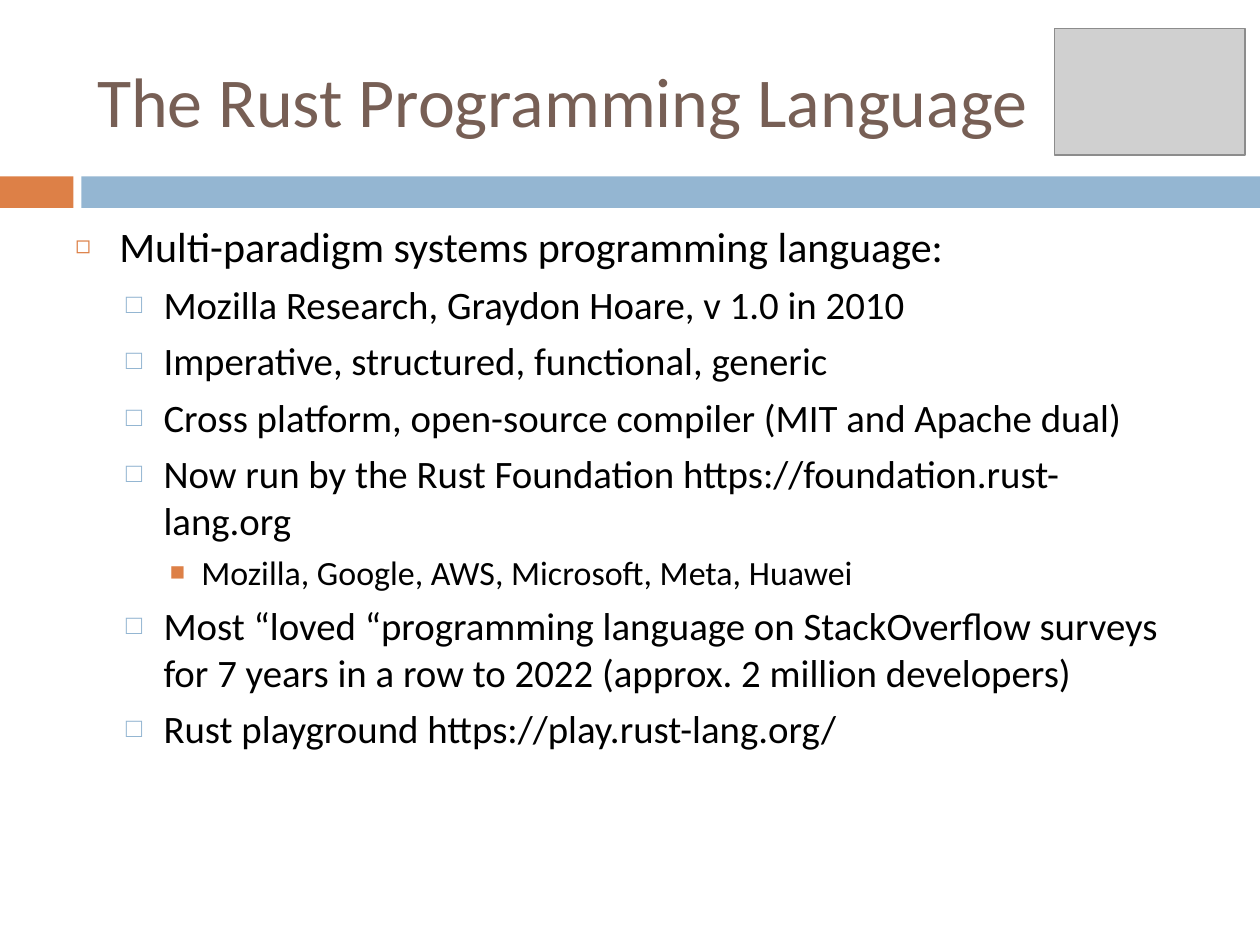
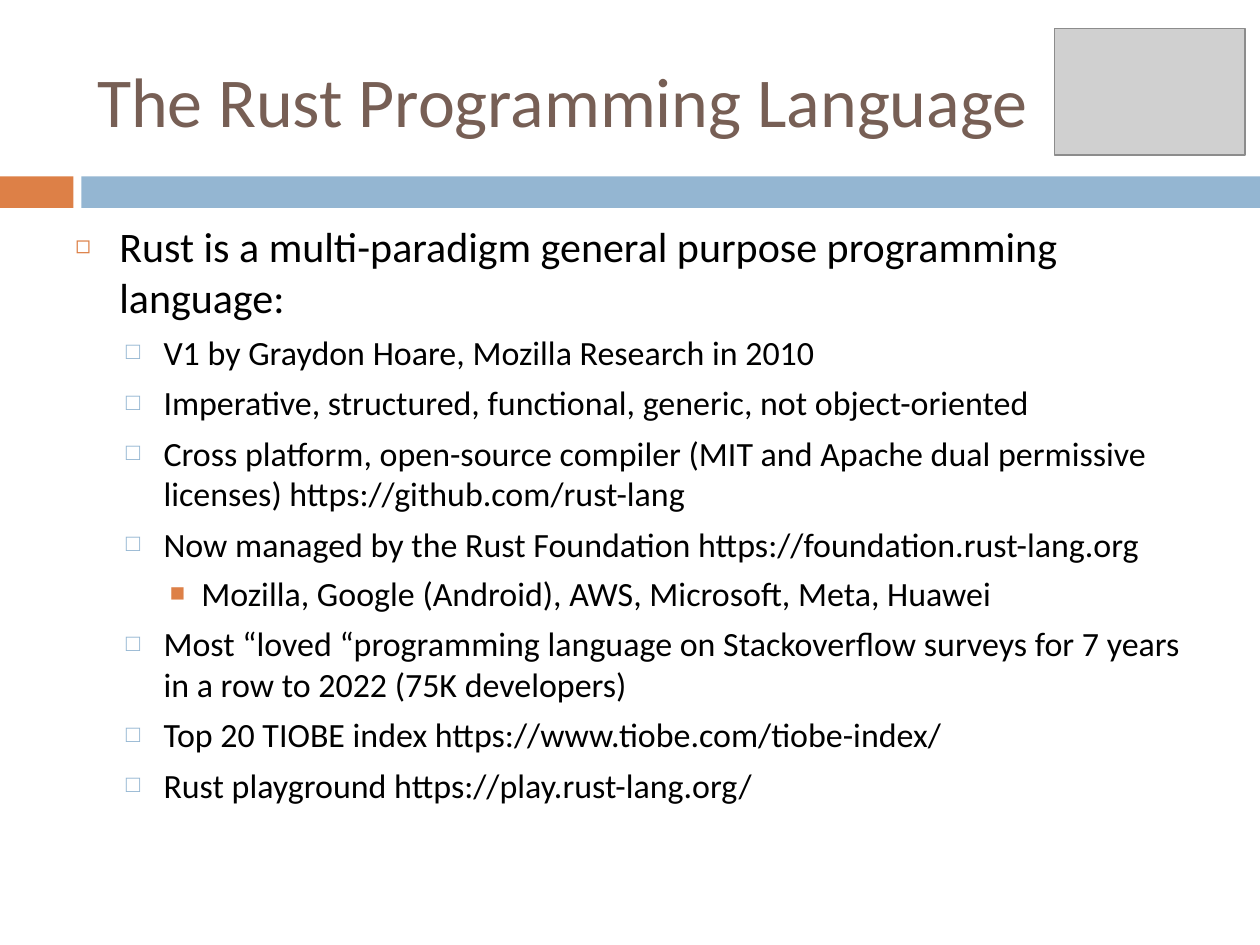
Before and after one commit to gclynch/rust, a slide deck: slide 2 of Rust session.ppt. Drawn at 1260x945 pixels with LibreOffice and Linux fonts; fonts in the diff are those of the drawing; grey boxes stand for pictures. Boxes give left, top, right and bottom in pixels: in the first picture for what was removed or moved away, otherwise in the second. Text is boxed around its words. In the diff, an @@ line names an element or a change of style, - is before the commit and + after.

```diff
--- a/Rust session.ppt
+++ b/Rust session.ppt
@@ text at (119, 232, 1180, 753): text changed; size 22.2 to 19.4 pt @@
-◻ Multi-paradigm systems programming language:
-  □ Mozilla Research, Graydon Hoare, v 1.0 in 2010
-  □ Imperative, structured, functional, generic
-  □ Cross platform, open-source compiler (MIT and Apache dual)
-  □ Now run by the Rust Foundation https://foundation.rust-lang.org
-    ■ Mozilla, Google, AWS, Microsoft, Meta, Huawei
-  □ Most “loved “programming language on StackOverflow surveys for 7 years in a row to 2022 (approx. 2 million developers)
+◻ Rust is a multi-paradigm general purpose programming language:
+  □ V1 by Graydon Hoare, Mozilla Research in 2010
+  □ Imperative, structured, functional, generic, not object-oriented
+  □ Cross platform, open-source compiler (MIT and Apache dual permissive licenses) https://github.com/rust-lang
+  □ Now managed by the Rust Foundation https://foundation.rust-lang.org
+    ■ Mozilla, Google (Android), AWS, Microsoft, Meta, Huawei
+  □ Most “loved “programming language on Stackoverflow surveys for 7 years in a row to 2022 (75K developers)
+  □ Top 20 TIOBE index https://www.tiobe.com/tiobe-index/
@@ text at (164, 774, 752, 804): size 22.2 to 19.4 pt in "Rust playground https://play.rust-lang.org/" @@
```
Also in this commit, not shown: 10 other slides changed, 6 slides added, 1 slide removed.
